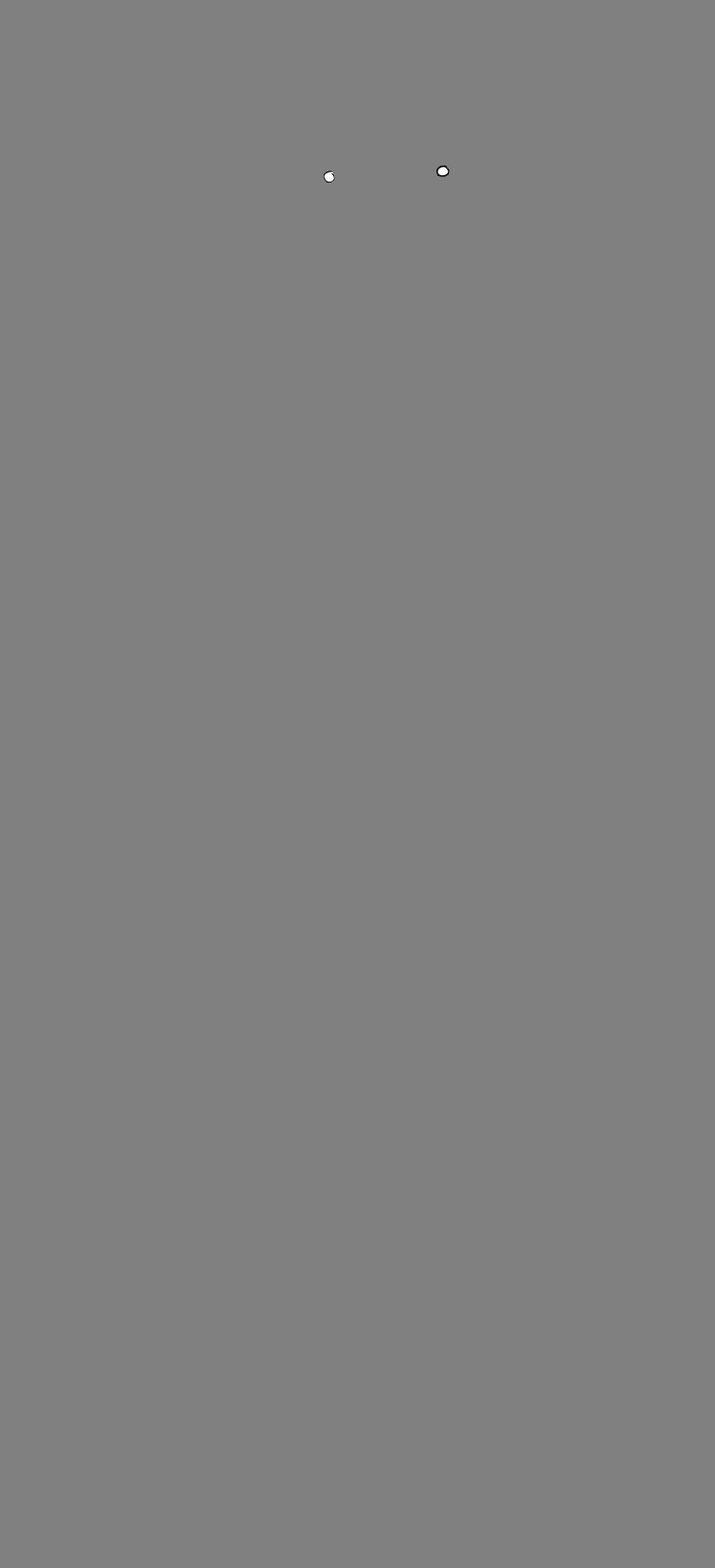
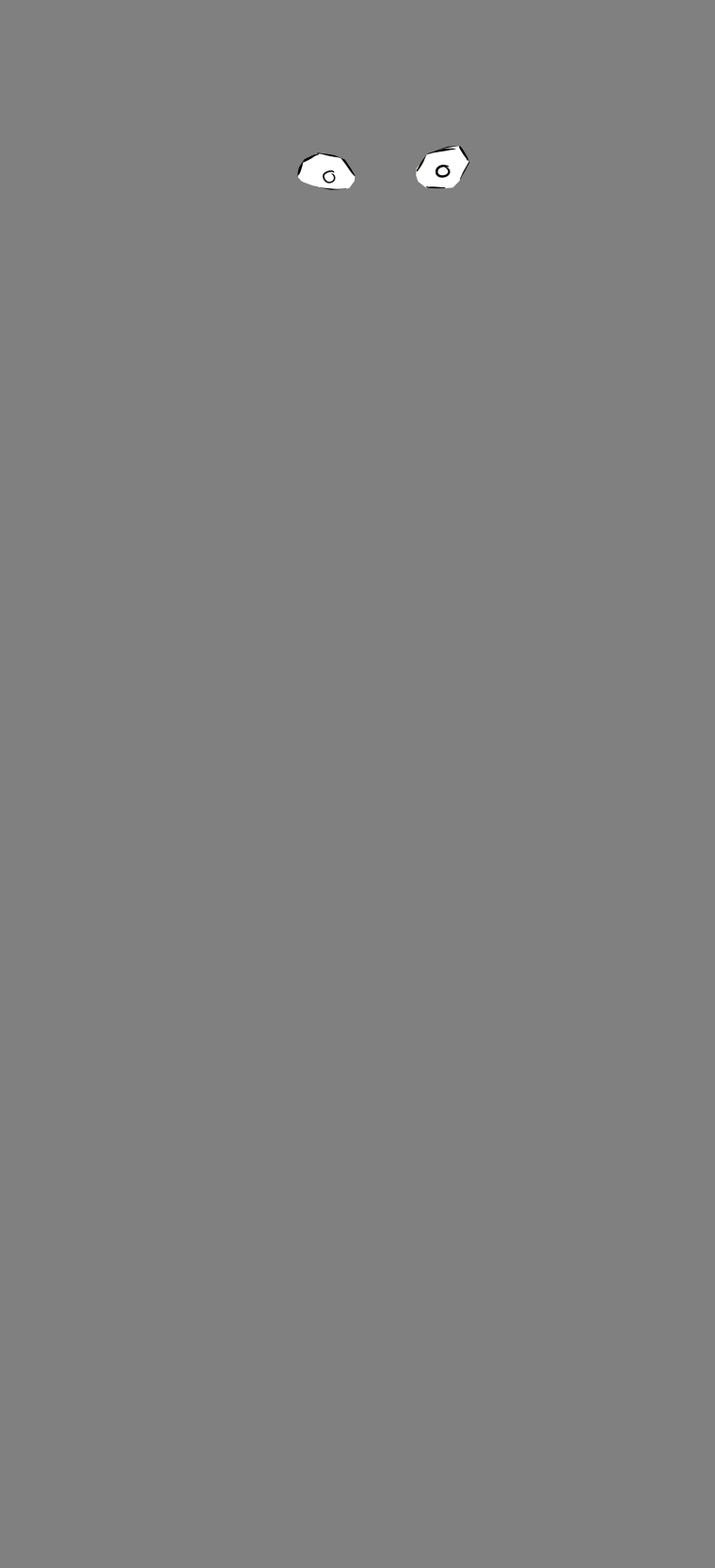
Layers edited between the first and the second (715, 1568) image:
added layer "Copie de priest_m_stuff.png #7" above "priest_m_stuff.png" over [296,145,471,191]
